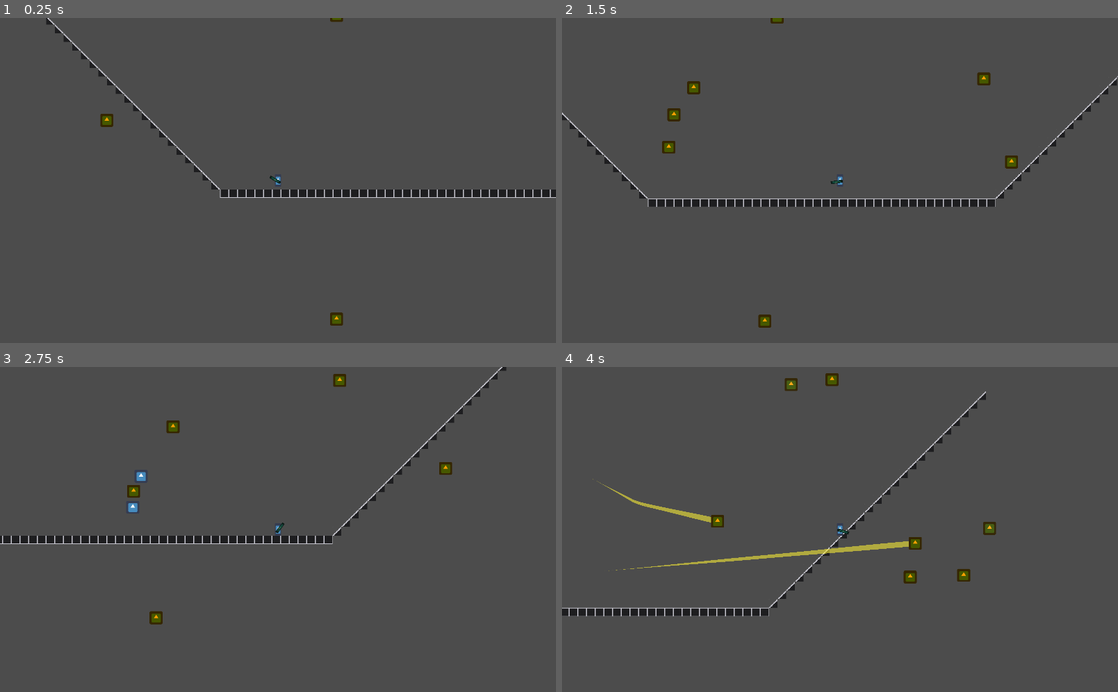
Above: before the commit, frames 1-4 (two rows, left to right).
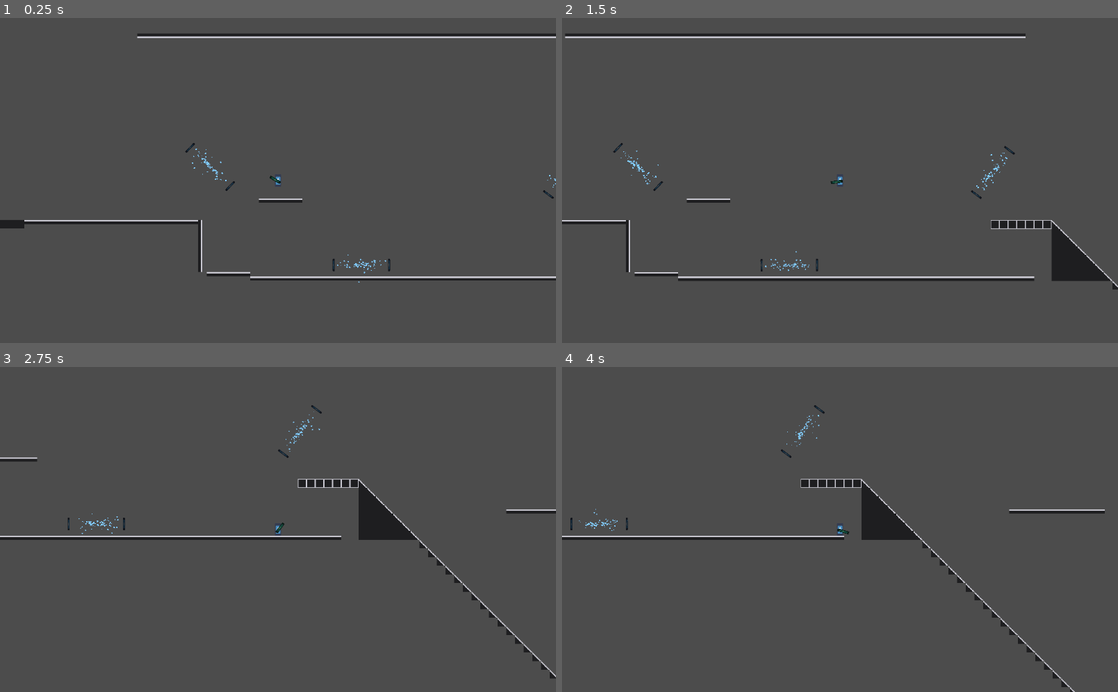
Above: after the commit, the same moments.

Repository: Xalph555/GrappleHookGame
Game: Godot game, scene res://Levels/Tests/Test01/Test011.tscn
Two runs of this game, one before a commit and one after it. Both use one fixed random seed, a clock stepped at 60 frames per second and the inputs below. The project has no main scene, so this scene is started directly. The engine's default icon, where the game draws it, is replaced by a stand-in: a white triangle on a blue panel in a dark square.
Inputs (mouse positions are in pixels of both pictures, inside the frame that each line leads up to):
- Up to frame 1 (0.25 s): no input
- Up to frame 2 (1.5 s): move the mouse to (962, 164) at 0.52 s; hold Right (ui_right) from 0.53 s (still down); tap Up (ui_up) at 0.77 s; move the mouse to (728, 196) at 1.27 s
- Up to frame 3 (2.75 s): tap Up (ui_up) at 1.52 s; move the mouse to (333, 458) at 2.02 s; release Right (ui_right) at 2.03 s; hold Left (ui_left) from 2.03 s (still down)
- Up to frame 4 (4 s): move the mouse to (812, 594) at 2.77 s; release Left (ui_left) at 2.78 s; hold Right (ui_right) from 2.78 s (still down); tap Up (ui_up) at 3.02, 3.77 s; move the mouse to (1006, 578) at 3.52 s

The runs differ from the first frame. In frame 1, 5.1% of the frame differs, in the area x 0-100%, y 0-95%; in frame 2, 6.8%, in the area x 0-100%, y 0-96%; in frame 3, 4.1%; in frame 4, 5.5%.

Commit message:
work up till Nov 4

Diff:
--- /dev/null
+++ b/Common/LevelElements/Portal/Portal.gd
@@ -0,0 +1,37 @@
+extends StaticBody2D
+
+
+export(NodePath) var portal_con_path
+#export(NodePath) var switch_path
+
+var is_exiting := false
+var exit_force := 1500
+
+var exit_angle_debug
+
+var target: Node
+
+onready var exit_dir: Vector2 = ($ExitDirection.global_position - global_position).normalized()
+onready var portal_connection: StaticBody2D = get_node(portal_con_path)
+
+
+
+func _on_EnterArea_body_entered(body: Node) -> void:
+	if is_exiting:
+		is_exiting = false
+		portal_connection.is_exiting = false
+
+	else:
+		is_exiting = true
+		portal_connection.is_exiting = true
+
+		target = body
+
+		var enter_dir = target.velocity.normalized()
+		var exit_angle = enter_dir.angle_to(portal_connection.exit_dir)
+		var exit_impulse = portal_connection.exit_dir * exit_force
+
+		target.global_position = portal_connection.global_position
+		target.velocity = target.velocity.rotated(exit_angle) + exit_impulse
+
+		exit_angle_debug = rad2deg(exit_angle)
--- /dev/null
+++ b/Common/LevelElements/Portal/Portal.tscn
@@ -0,0 +1,73 @@
+[gd_scene load_steps=6 format=2]
+
+[ext_resource path="res://icon.png" type="Texture" id=1]
+[ext_resource path="res://Common/LevelElements/Portal/Portal.gd" type="Script" id=2]
+
+[sub_resource type="ParticlesMaterial" id=1]
+lifetime_randomness = 0.23
+emission_shape = 2
+emission_box_extents = Vector3( 10, 50, 1 )
+flag_disable_z = true
+direction = Vector3( 0, 0, 0 )
+spread = 170.31
+gravity = Vector3( 0, 0, 0 )
+angular_velocity = 9.11
+orbit_velocity = 0.0
+orbit_velocity_random = 0.36
+radial_accel = 36.71
+damping_random = 0.46
+scale = 11.09
+scale_random = 0.8
+color = Color( 0.513726, 0.807843, 1, 1 )
+
+[sub_resource type="RectangleShape2D" id=2]
+extents = Vector2( 45.342, 7.02374 )
+
+[sub_resource type="RectangleShape2D" id=3]
+extents = Vector2( 42.1021, 195.408 )
+
+[node name="Portal" type="StaticBody2D"]
+collision_mask = 0
+script = ExtResource( 2 )
+
+[node name="ExitDirection" type="RayCast2D" parent="."]
+position = Vector2( 16.0181, 0 )
+cast_to = Vector2( 50, 0 )
+
+[node name="Particles2D" type="Particles2D" parent="."]
+amount = 80
+lifetime = 2.8
+preprocess = 80.0
+speed_scale = 2.53
+randomness = 0.68
+process_material = SubResource( 1 )
+
+[node name="BaseTop" type="Sprite" parent="."]
+modulate = Color( 0.333333, 0.333333, 0.333333, 1 )
+position = Vector2( 0, -203.609 )
+scale = Vector2( 1.44163, 0.235725 )
+texture = ExtResource( 1 )
+
+[node name="BaseTopCollision" type="CollisionShape2D" parent="."]
+position = Vector2( 0, -204.337 )
+shape = SubResource( 2 )
+
+[node name="BaseTop2" type="Sprite" parent="."]
+modulate = Color( 0.333333, 0.333333, 0.333333, 1 )
+position = Vector2( 0, 204.337 )
+scale = Vector2( 1.44163, 0.235725 )
+texture = ExtResource( 1 )
+
+[node name="BaseTopCollision2" type="CollisionShape2D" parent="."]
+position = Vector2( 0, 204.337 )
+shape = SubResource( 2 )
+
+[node name="EnterArea" type="Area2D" parent="."]
+modulate = Color( 0.854902, 1, 0.498039, 1 )
+collision_layer = 0
+collision_mask = 16
+
+[node name="CollisionShape2D" type="CollisionShape2D" parent="EnterArea"]
+shape = SubResource( 3 )
+
+[connection signal="body_entered" from="EnterArea" to="." method="_on_EnterArea_body_entered"]
--- a/Common/Player/Player.gd
+++ b/Common/Player/Player.gd
@@ -43,6 +43,7 @@
 #---------------------------------------
 func _ready() -> void:
 	pass
+
 
 func _physics_process(delta) -> void:
 	# apply gravity
--- a/Levels/Tests/Test01/Test011.tscn
+++ b/Levels/Tests/Test01/Test011.tscn
@@ -1,79 +1,104 @@
-[gd_scene load_steps=6 format=2]
+[gd_scene load_steps=7 format=2]
 
 [ext_resource path="res://Common/Player/Player.tscn" type="PackedScene" id=1]
 [ext_resource path="res://Levels/Tests/Test01Tiles.tscn" type="PackedScene" id=2]
 [ext_resource path="res://Common/Enemies/BlitzOrb/BlitzOrb.tscn" type="PackedScene" id=3]
 [ext_resource path="res://Common/Enemies/Sentry/Sentry.tscn" type="PackedScene" id=4]
 [ext_resource path="res://Common/Enemies/Sentry/Heads/LazerHead.tscn" type="PackedScene" id=5]
+[ext_resource path="res://Common/LevelElements/Portal/Portal.tscn" type="PackedScene" id=6]
 
 [node name="Test011" type="Node2D"]
 
 [node name="Test01Tiles" parent="." instance=ExtResource( 2 )]
 scale = Vector2( 4, 4 )
-tile_data = PoolIntArray( -1441763, 9, 0, -1441762, 9, 0, -1 …(2391 unchanged characters)…  9, 0, -1113876, 9, 0, -1113875, 9, 0, -655337, 6, 0, -458719, 11, 0, 10, 0, 0, 11, 4, 0, 12, 4, 0, 13, 4 …(7705 unchanged characters)…
+tile_data = PoolIntArray( -1441763, 9, 0, -1441762, 9, 0, -1 …(2391 unchanged characters)…  9, 0, -1113876, 9, 0, -1113875, 9, 0, -196565, 17, 0, -196564, 17, 0, -196563, 17, 0, -196562, 17, 0, -196561, 17, 0, 10, 0, 0, 11, 4, 0, 12, 4, 0, 13, 4 …(7705 unchanged characters)…
 
 [node name="Player" parent="." instance=ExtResource( 1 )]
-position = Vector2( 18283.3, 2501.31 )
+position = Vector2( 2893.56, -413.42 )
 
 [node name="Camera2D" parent="Player" index="0"]
 current = true
 zoom = Vector2( 2, 2 )
 
-[node name="Sentry" parent="." instance=ExtResource( 4 )]
+[node name="Enemies" type="Node2D" parent="."]
+
+[node name="Sentry" parent="Enemies" instance=ExtResource( 4 )]
 position = Vector2( 9936.19, 843.763 )
 sentry_head = ExtResource( 5 )
 
-[node name="Sentry2" parent="." instance=ExtResource( 4 )]
+[node name="Sentry2" parent="Enemies" instance=ExtResource( 4 )]
 position = Vector2( 10866.7, 840.406 )
 sentry_head = ExtResource( 5 )
 
-[node name="Sentry7" parent="." instance=ExtResource( 4 )]
+[node name="Sentry7" parent="Enemies" instance=ExtResource( 4 )]
 position = Vector2( 11775.1, 834.906 )
 sentry_head = ExtResource( 5 )
 
-[node name="Sentry8" parent="." instance=ExtResource( 4 )]
+[node name="Sentry8" parent="Enemies" instance=ExtResource( 4 )]
 position = Vector2( 12682.1, 837.736 )
 sentry_head = ExtResource( 5 )
 
-[node name="Sentry3" parent="." instance=ExtResource( 4 )]
+[node name="Sentry3" parent="Enemies" instance=ExtResource( 4 )]
 position = Vector2( 10296, -1000.07 )
-rotation = -9.44303
+rotation = 3.12334
+scale = Vector2( 1, 1 )
 sentry_head = ExtResource( 5 )
 
-[node name="Sentry4" parent="." instance=ExtResource( 4 )]
+[node name="Sentry4" parent="Enemies" instance=ExtResource( 4 )]
 position = Vector2( 11248.2, -997.582 )
 rotation = -3.12249
 sentry_head = ExtResource( 5 )
 
-[node name="Sentry5" parent="." instance=ExtResource( 4 )]
+[node name="Sentry5" parent="Enemies" instance=ExtResource( 4 )]
 position = Vector2( 12274.1, -990.363 )
 rotation = -3.12249
 sentry_head = ExtResource( 5 )
 
-[node name="Sentry6" parent="." instance=ExtResource( 4 )]
+[node name="Sentry6" parent="Enemies" instance=ExtResource( 4 )]
 position = Vector2( 13226.3, -984.982 )
 rotation = -3.12249
 sentry_head = ExtResource( 5 )
 
-[node name="BlitzOrb" parent="." instance=ExtResource( 3 )]
+[node name="BlitzOrb" parent="Enemies" instance=ExtResource( 3 )]
+visible = false
 position = Vector2( 21462.3, 1283.48 )
 
-[node name="BlitzOrb2" parent="." instance=ExtResource( 3 )]
+[node name="BlitzOrb2" parent="Enemies" instance=ExtResource( 3 )]
+visible = false
 position = Vector2( 16167.5, 802.648 )
 
-[node name="BlitzOrb3" parent="." instance=ExtResource( 3 )]
+[node name="BlitzOrb3" parent="Enemies" instance=ExtResource( 3 )]
+visible = false
 position = Vector2( 18588.6, 3319.94 )
 
-[node name="BlitzOrb4" parent="." instance=ExtResource( 3 )]
-position = Vector2( 17107.5, 493.017 )
+[node name="Portal" parent="." instance=ExtResource( 6 )]
+position = Vector2( 7860.03, 269.071 )
+rotation = -0.807883
+portal_con_path = NodePath("../Portal2")
 
-[node name="BlitzOrb5" parent="." instance=ExtResource( 3 )]
-position = Vector2( 16352.5, 1974.3 )
+[node name="Portal2" parent="." instance=ExtResource( 6 )]
+position = Vector2( 5007.62, -351.203 )
+rotation = -2.5
+portal_con_path = NodePath("../Portal")
 
-[node name="BlitzOrb6" parent="." instance=ExtResource( 3 )]
-position = Vector2( 18715.2, 1402.83 )
+[node name="Portal3" parent="." instance=ExtResource( 6 )]
+position = Vector2( 14838.7, -202.221 )
+rotation = -3.16597
+portal_con_path = NodePath("../Portal4")
 
-[node name="BlitzOrb7" parent="." instance=ExtResource( 3 )]
-position = Vector2( 21683.6, 2414.89 )
+[node name="Portal4" parent="." instance=ExtResource( 6 )]
+position = Vector2( 2393.2, -392.034 )
+rotation = -0.807883
+portal_con_path = NodePath("../Portal3")
+
+[node name="Portal5" parent="." instance=ExtResource( 6 )]
+position = Vector2( 14838.7, 659.354 )
+rotation = 3.11901
+portal_con_path = NodePath("../Portal6")
+
+[node name="Portal6" parent="." instance=ExtResource( 6 )]
+position = Vector2( 3507.45, 332.487 )
+rotation = 4.70984
+portal_con_path = NodePath("../Portal5")
 
 [editable path="Player"]
